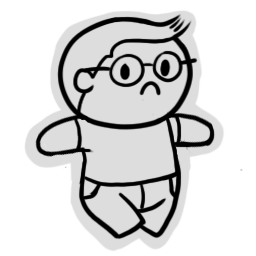
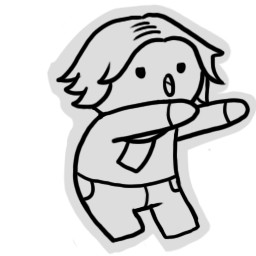
Layered file, before and after one edit (256 × 256). Changes by layer:
hid group "Citoyen_01" (8 layers) over [left=24, top=4, right=243, bottom=255]
hid "Calque 7 copie 3" over [left=35, top=13, right=243, bottom=240]
hid "Calque 6 copie 2" over [left=24, top=9, right=226, bottom=252]
added layer "Calque 8 copie" in group "Militant" over [left=33, top=12, right=251, bottom=244]
added layer "Calque 4 copie 4" in group "Militant" over [left=46, top=4, right=256, bottom=255]
